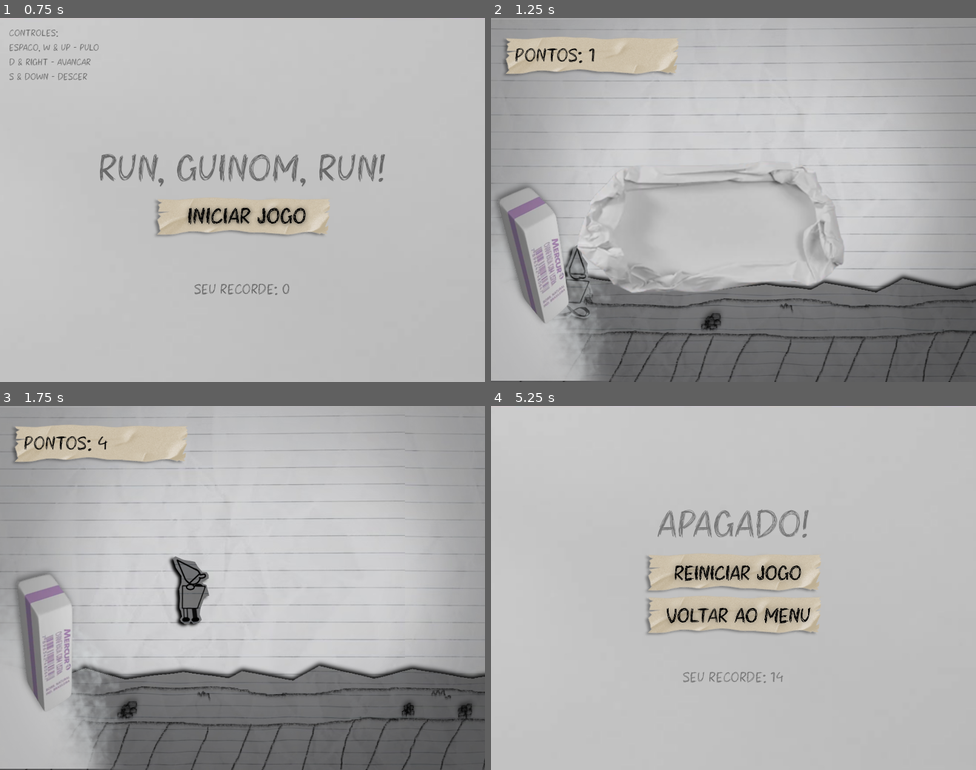
Above: before the commit, frames 1-4 (two rows, left to right).
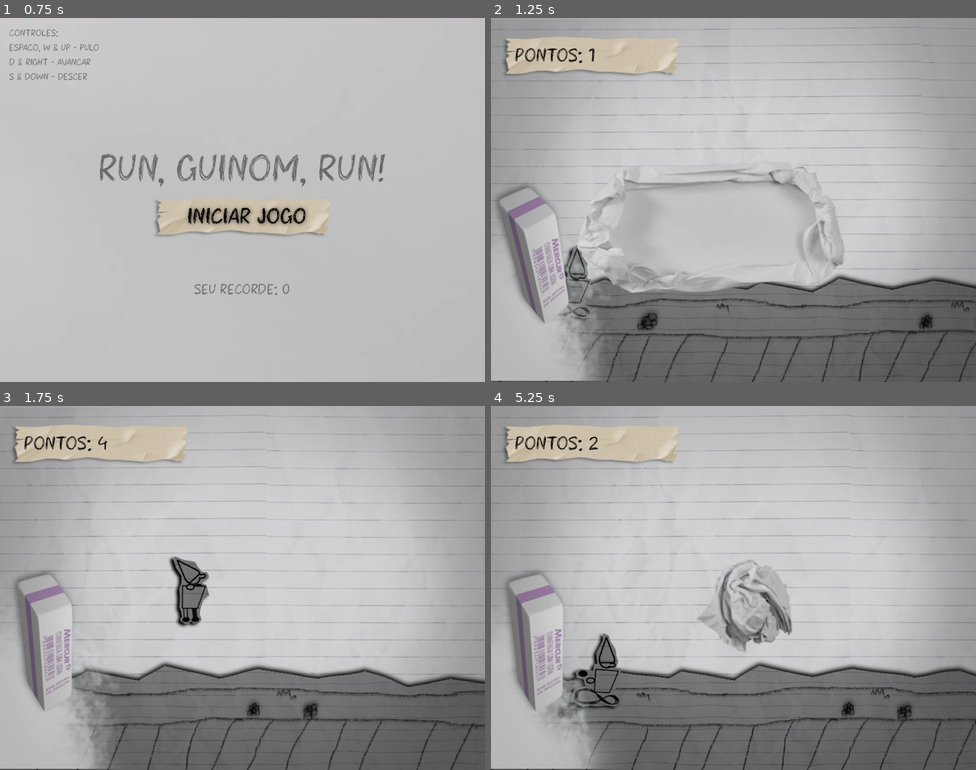
Above: after the commit, the same moments.

Repository: miguellaroque/Run-Guinom-Run-
Game: Godot game, scene res://scenes/main_menu.tscn
Two runs of this game, one before a commit and one after it. Both use one fixed random seed, a clock stepped at 60 frames per second and the inputs below.
Inputs (mouse positions are in pixels of both pictures, inside the frame that each line leads up to):
- Up to frame 1 (0.75 s): click (242, 218) at 0.5 s
- Up to frame 2 (1.25 s): no input
- Up to frame 3 (1.75 s): hold D (avancar) from 1.28 s (still down); tap S (cair) at 1.35 s; tap Space (pulo) at 1.52 s
- Up to frame 4 (5.25 s): tap S (cair) at 2.1, 2.85, 3.6 s; tap Space (pulo) at 2.27, 3.77 s; release D (avancar) at 2.78 s; hold D (avancar) 3.53-4.25 s; click (733, 573) at 4.27 s; click (733, 573) at 5.02 s

Frame 1 is identical in both runs. In frame 2, 3.6% of the frame differs, in the area x 1-100%, y 2-100%; in frame 3, 5.6%; in frame 4, 50%, in the area x 0-100%, y 0-100%.

Commit message:
Ajustando velocidades padrão

Diff:
--- a/scripts/global_var.gd
+++ b/scripts/global_var.gd
@@ -1,17 +1,17 @@
 extends Node
 
 # Constantes
-const default_vel_mundo = 300.0
-const default_vel_inimigo = 350.0
+const default_vel_mundo = 600.0
+const default_vel_inimigo = 650.0
 
 # Variáveis de velocidade do mundo
 var vel_mundo = default_vel_mundo
-var velMax_mundo = 1000.0
+var velMax_mundo = 1200.0
 var accel_mundo = 6.0
 
 # Variáveis de velocidade dos inimigos
 var vel_inimigo = default_vel_inimigo
-var velMax_inimigo = 1050.0
+var velMax_inimigo = 1250.0
 var accel_inimigo = 6.0
 
 # Variáveis player
Not shown, changed: export_presets.cfg
